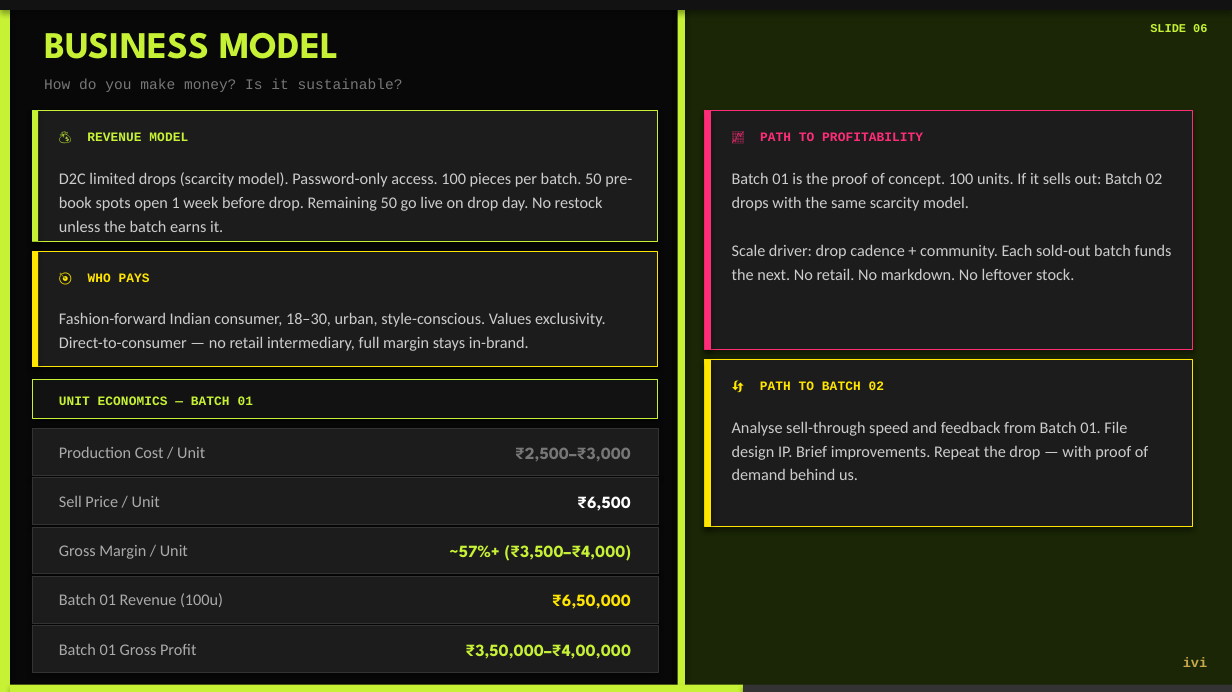
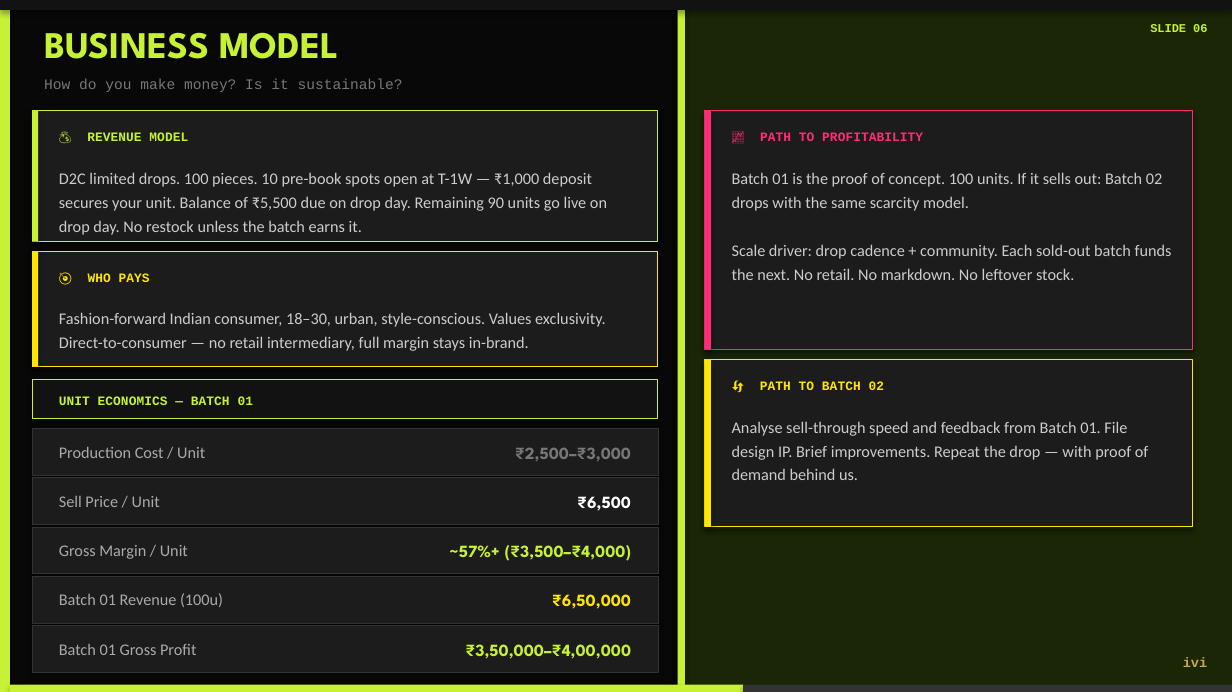
Before and after one commit to EpicBroMj10/IncomeTaxPiaget, a slide deck: slide 6 of NUUL_IVI_Pitch_Deck.pptx. Drawn at 1232x692 pixels with LibreOffice and Linux fonts; fonts in the diff are those of the drawing. Boxes give left, top, right and bottom in pixels: in the first picture for what was removed or moved away, otherwise in the second. Text is boxed around its words. In the diff, an @@ line names an element or a change of style, - is before the commit and + after.

```diff
--- a/NUUL_IVI_Pitch_Deck.pptx
+++ b/NUUL_IVI_Pitch_Deck.pptx
@@ text at box(59, 172, 607, 235): text changed @@
-D2C limited drops (scarcity model). Password-only access. 100 pieces per batch. 50 pre-book spots open 1 week before drop. Remaining 50 go live on drop day. No restock unless the batch earns it.
+D2C limited drops. 100 pieces. 10 pre-book spots open at T-1W — ₹1,000 deposit secures your unit. Balance of ₹5,500 due on drop day. Remaining 90 units go live on drop day. No restock unless the batch earns it.
```
Also in this commit, not shown: 3 other slides changed.
